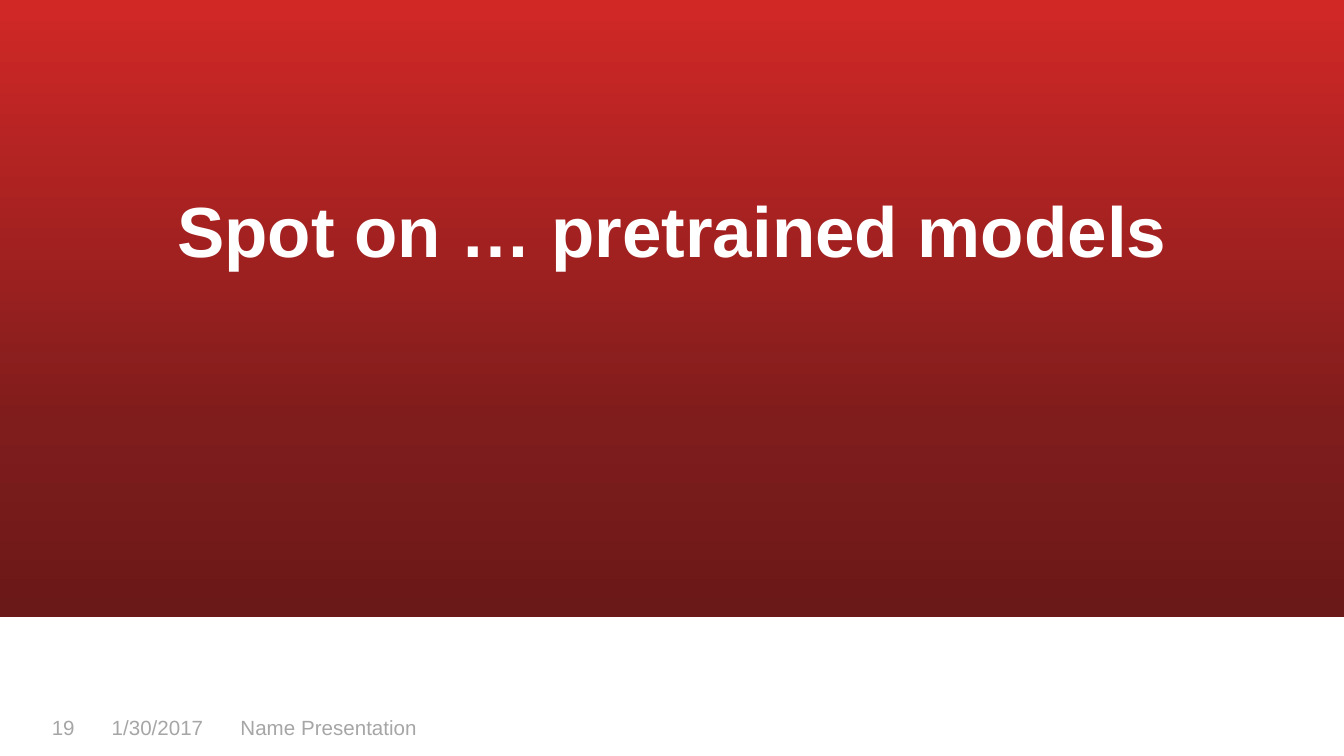
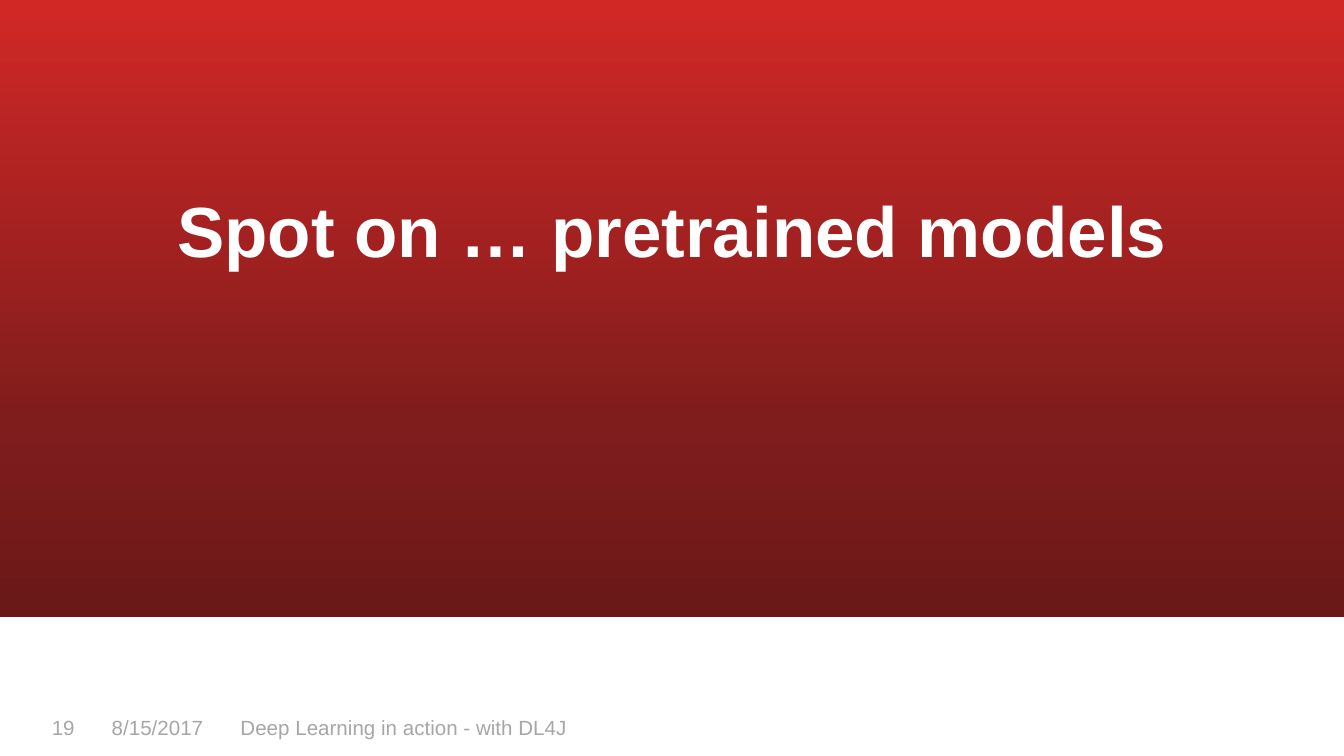
Before and after one commit to skeydan/dl4j_in_action, a slide deck: slide 19 of dl4j_in_action.pptx. Drawn at 1344x756 pixels with LibreOffice and Linux fonts; fonts in the diff are those of the drawing; background and template pictures are left out. Boxes give left, top, right and bottom in pixels: in the first picture for what was removed or moved away, otherwise in the second. Text is boxed around its words. In the diff, an @@ line names an element or a change of style, - is before the commit and + after.

```diff
--- a/dl4j_in_action.pptx
+++ b/dl4j_in_action.pptx
@@ text at <box>112,720,203,735</box>: text changed @@
-1/30/2017
+8/15/2017
@@ text at <box>240,720,566,739</box>: text changed @@
-Name Presentation
+Deep Learning in action - with DL4J
```
Also in this commit, not shown: 22 other slides changed, 2 slides added, 1 slide removed, 2 other files.
